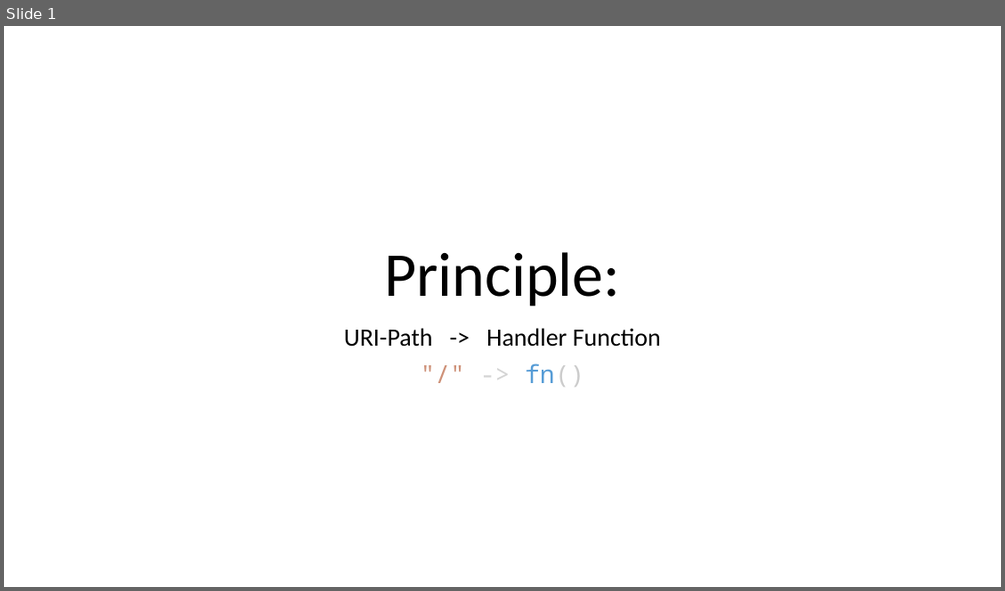
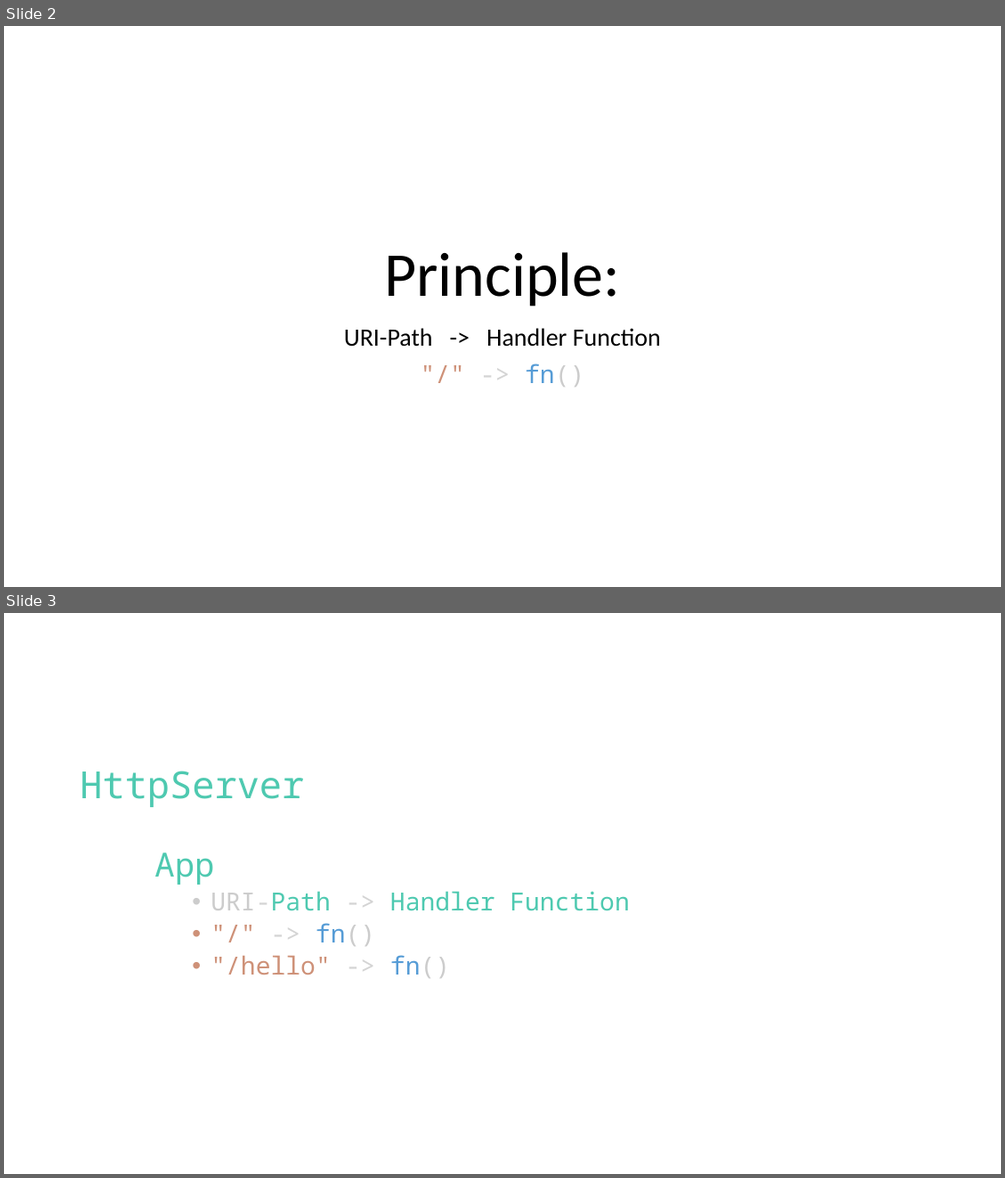
Before and after one commit to floscodes/actix_talk, a slide deck: Pres.pptx. Shown one above the other, each under a label of ours: slide 1 before the commit, slides 2 and 3 after it. The pictures are 1005x591 and 1005x1178 pixels, drawn with LibreOffice and Linux fonts; fonts in the diff are those of the drawing. Boxes give left, top, right and bottom in pixels: in the first picture for what was removed or moved away, otherwise in the second. Text is boxed around its words. In the diff, an @@ line names an element or a change of style, - is before the commit and + after.

```diff
--- a/Pres.pptx
+++ b/Pres.pptx
@@ slide 3 added at [4, 613, 1001, 1174], background #FFFFFF @@
@@ text added at [80, 771, 629, 978], 24 pt, text #4EC9B0 @@
+HttpServer
+App
+      • URI-Path -> Handler Function
+      • "/" -> fn()
+      • "/hello" -> fn()
@@ what was slide 1 is now slide 2 @@
```
Also in this commit, not shown: 1 other slide added, 1 slide removed, 1 other file.
